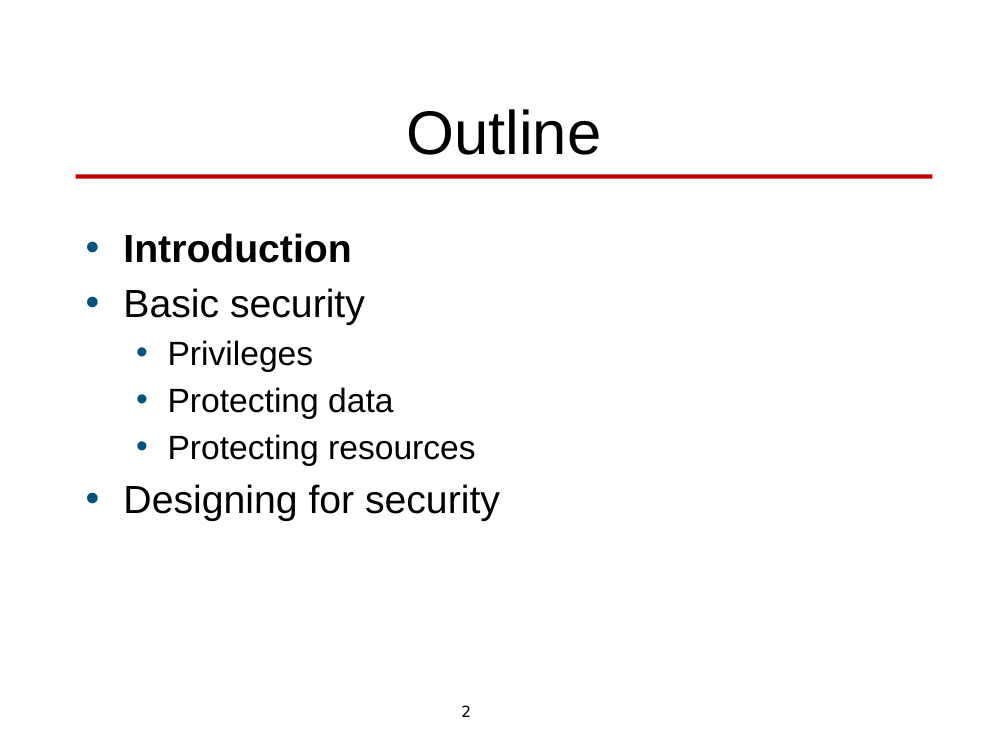
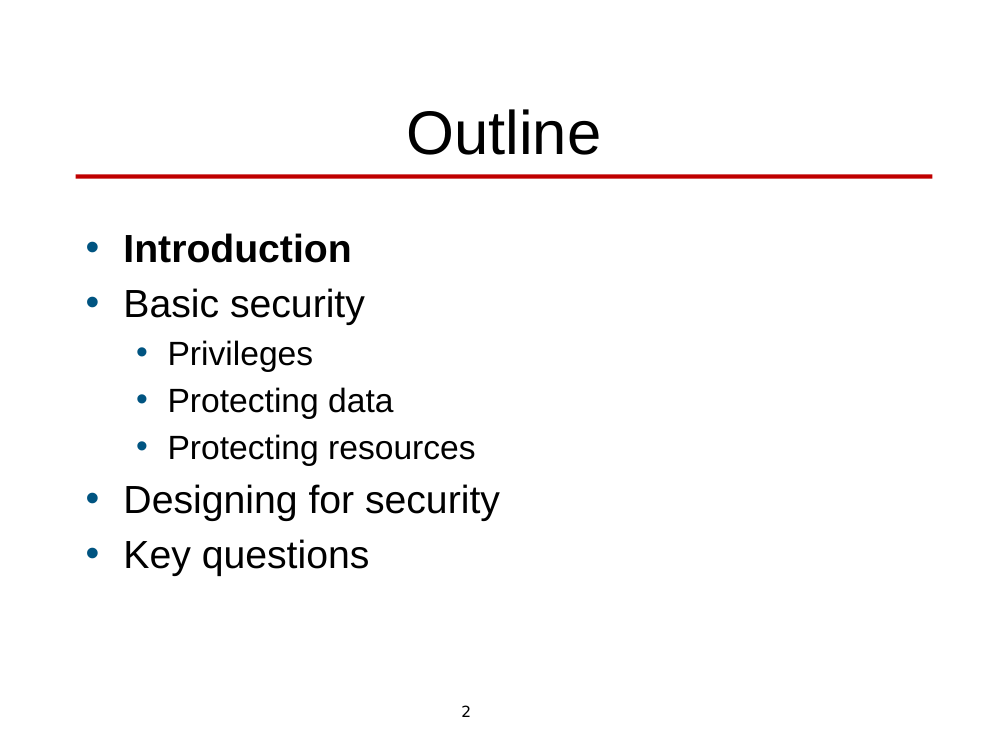
Before and after one commit to len-bass/architecture-design, a slide deck: slide 2 of security.pptx. Drawn at 1008x756 pixels with LibreOffice and Linux fonts; fonts in the diff are those of the drawing; background and template pictures are left out. Boxes give left, top, right and bottom in pixels: in the first picture for what was removed or moved away, otherwise in the second. Text is boxed around its words. In the diff, an @@ line names an element or a change of style, - is before the commit and + after.

```diff
--- a/security.pptx
+++ b/security.pptx
@@ text at (x1=123, y1=539, x2=370, y2=576): paragraph added @@
+• Key questions
```
Also in this commit, not shown: 1 other slide changed, 2 slides added.
